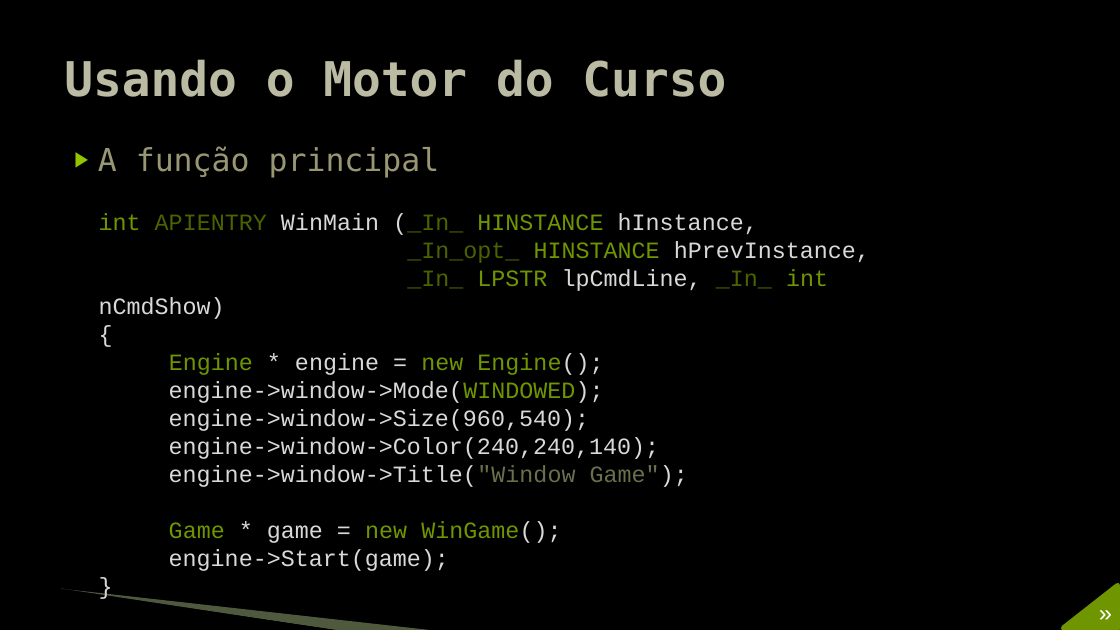
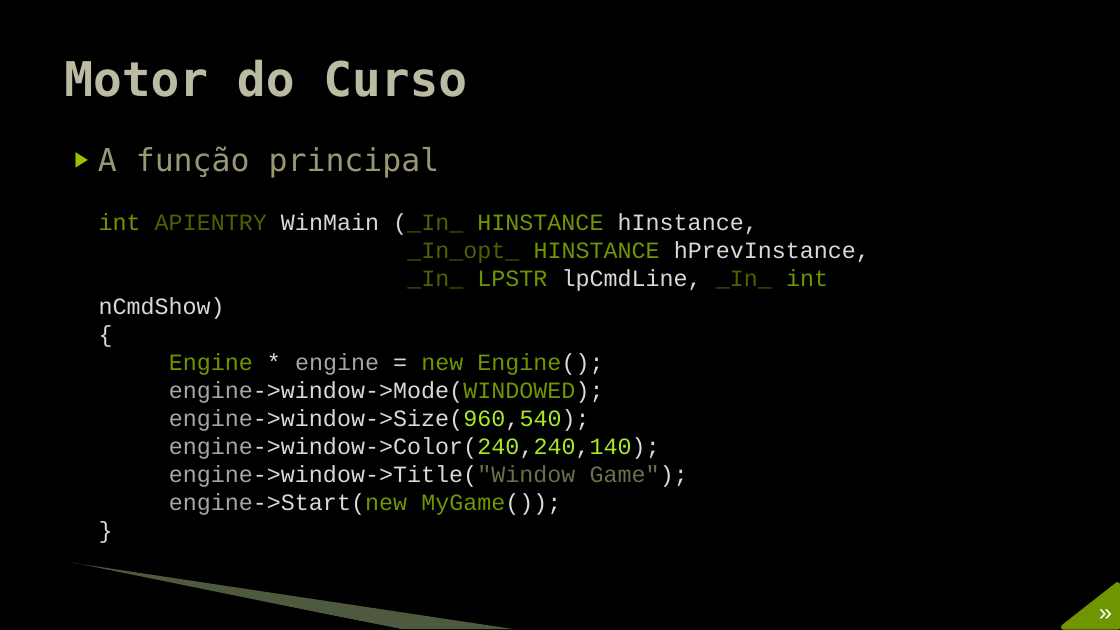
Before and after one commit to JudsonSS/Jogos, a slide deck: slide 10 of Slides/05. Motor de Jogo.pptx (slide 9 before the commit). Drawn at 1120x630 pixels with LibreOffice and Linux fonts; fonts in the diff are those of the drawing; background and template pictures are left out. Boxes give left, top, right and bottom in pixels: in the first picture for what was removed or moved away, otherwise in the second. Text is boxed around its words. In the diff, an @@ line names an element or a change of style, - is before the commit and + after.

```diff
--- a/Slides/05. Motor de Jogo.pptx
+++ b/Slides/05. Motor de Jogo.pptx
@@ title at [64,59,467,97]: text changed @@
-Usando o Motor do Curso
+Motor do Curso
@@ text at [169,353,688,487]: text colour #D9D9D9 to #A6A6A6 in "engine", "engine->window->Mode(WINDOWED);", "engine->window->Size(960,540);", "engine->window->Color(240,240,140);" and 1 more places; text colour #D9D9D9 to #AAEA25 in "engine->window->Size(960,540);", "engine->window->Color(240,240,140);" @@
@@ text at [169,493,561,515]: text changed @@
-Game * game = new WinGame();
-engine->Start(game);
+engine->Start(new MyGame());
@@ freeform shape: place and size @@
-freeform shape at [60,590,340,630]
+freeform shape at [71,565,400,629]
@@ freeform shape: place and size @@
-freeform shape at [61,589,437,630]
+freeform shape at [73,563,514,629]
@@ freeform shape at [1064,585,1118,628]: outline redrawn @@
```
Also in this commit, not shown: 9 other slides changed, 1 slide added.
